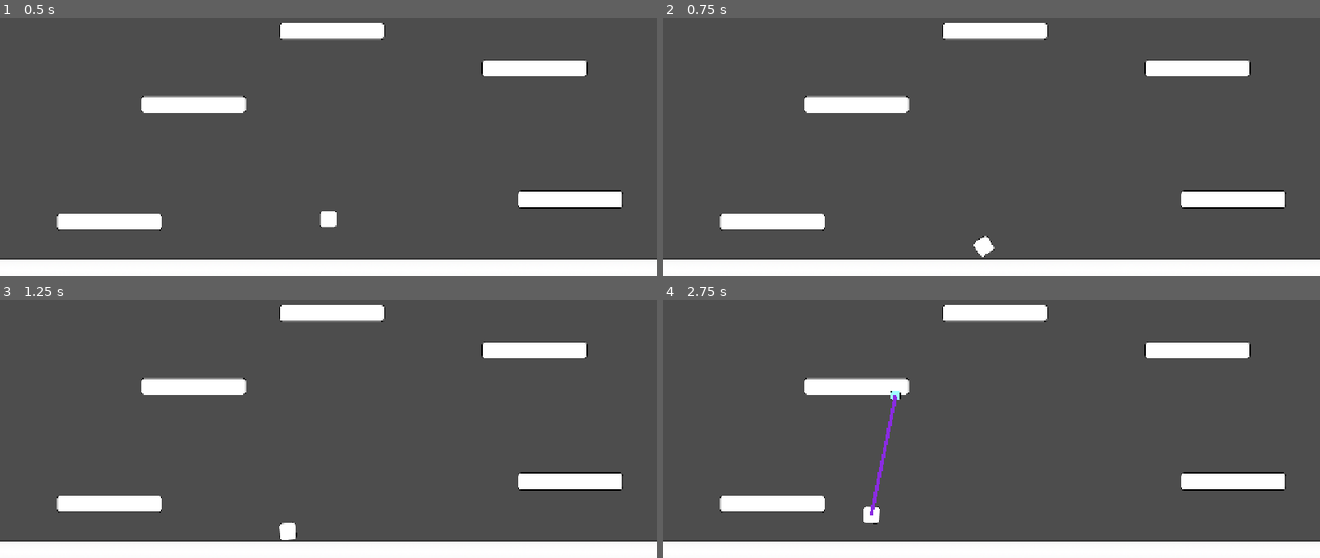
Above: before the commit, frames 1-4 (two rows, left to right).
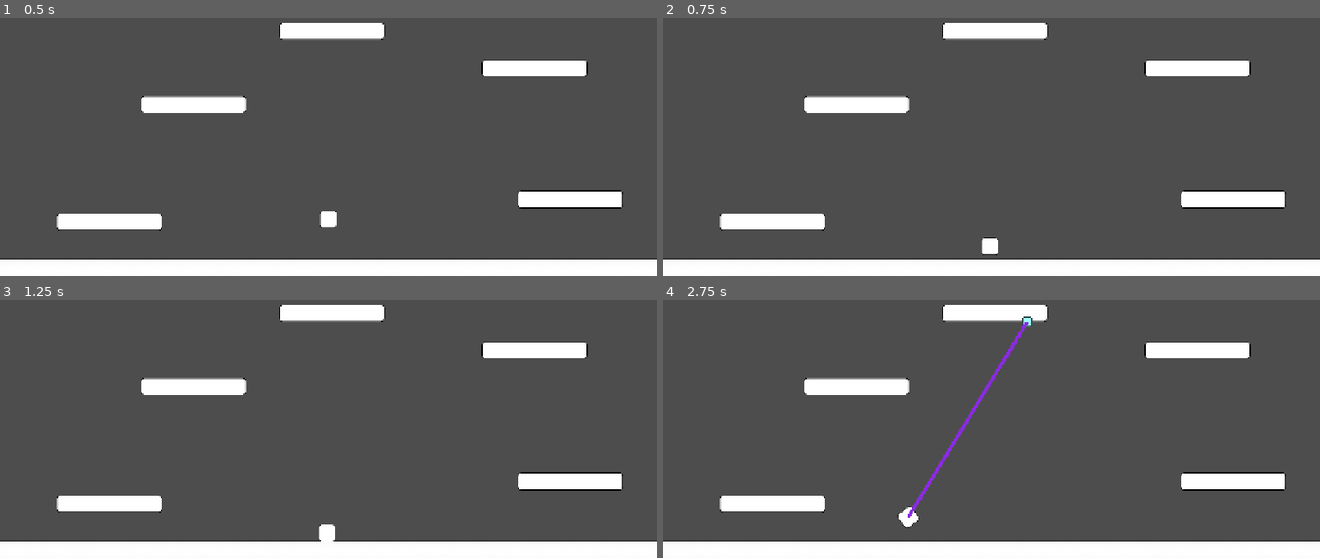
Above: after the commit, the same moments.

Repository: MisterIXI/godot-wildjam-80
Game: Godot game, scene res://scenes/_debug/robbi/world.tscn
Two runs of this game, one before a commit and one after it. Both use one fixed random seed, a clock stepped at 60 frames per second and the inputs below. This scene is started directly instead of the project's main scene.
Inputs (mouse positions are in pixels of both pictures, inside the frame that each line leads up to):
- Up to frame 1 (0.5 s): no input
- Up to frame 2 (0.75 s): move the mouse to (1136, 72) at 0.52 s; press the mouse at (1136, 72) at 0.53 s; hold D (move_right) from 0.53 s (still down)
- Up to frame 3 (1.25 s): keep holding D (move_right)
- Up to frame 4 (2.75 s): move the mouse to (860, 392) at 1.27 s; release D (move_right) at 1.28 s; release the mouse at (860, 392) at 1.28 s; hold A (move_left) 1.28-2.03 s; click (860, 392) at 1.35 s; move the mouse to (outside the picture) at 2.02 s; press the mouse at (outside the picture) at 2.03 s; hold D (move_right) from 2.03 s (still down)

Frame 1 is identical in both runs. In frame 2, 0.1% of the frame differs, in the area x 47-51%, y 84-93%; in frame 3, 0.3%; in frame 4, 1.1%, in the area x 30-57%, y 6-89%.

Commit message:
final_player_controller

Diff:
--- a/scenes/_debug/robbi/_player.gd
+++ b/scenes/_debug/robbi/_player.gd
@@ -1,4 +1,5 @@
 extends RigidBody2D
+@onready var _timer  : Timer  = $Timer
 var _toilette_paper_scene  : PackedScene = preload("res://scenes/_debug/robbi/toilette_paper.tscn")
 const TOILETTE_PAPER_RANGE : float  =1200.0
 const TOILETTE_PAPER_LENGTH_FACTOR : float = 0.1
@@ -14,8 +15,9 @@
 var _input_direction : float = 0
 ### paper instance
 var _current_paper_instance
-
+var is_cooldown :bool = false
 func _ready() -> void:
+	_timer.timeout.connect(on_timer_timeout)
 	_current_paper_instance = _toilette_paper_scene.instantiate()
 	get_tree().current_scene.add_child.call_deferred(_current_paper_instance)
 	_current_paper_instance.visible  =false
@@ -23,9 +25,6 @@
 func _physics_process(_delta: float) -> void:
 	## if still grabbed  -> swing
 	_handle_swing(_delta)
-	## if in midair - fall
-	## move and collide
-
 
 func _input(event: InputEvent) -> void:
 	## restart
@@ -45,7 +44,9 @@
 		_input_direction = 0
 
 	## Shoot Toilette paper
-	if event.is_action_pressed("toilette_paper"):
+	if event.is_action_pressed("toilette_paper") and !is_cooldown:
+		is_cooldown = true
+		_timer.start()
 		_handle_shoot()
 
 	if event.is_action_released("toilette_paper"):
@@ -55,17 +56,13 @@
 			var _rotation_direction :Vector2 =global_position.direction_to(_current_paper_instance.global_position)
 
 			apply_torque( _rotation_direction.length() * TOILETTE_BOOST_POWER)
-			apply_central_impulse(_rotation_direction* TOILETTE_BOOST_POWER)
+			apply_central_impulse(Vector2(_rotation_direction.x* TOILETTE_BOOST_POWER, 0))
 
 
 func _handle_moving()->void:
 	if _input_direction != 0:
 		if !_line2d:
-			apply_impulse(Vector2(-_input_direction*40, 0), global_position)
-		if _line2d:
-			apply_central_impulse(Vector2(_input_direction, 0.1)* TOILETTE_BOOST_POWER)
-
-
+			apply_central_impulse(Vector2(-_input_direction*40, 0))
 func _boost_to_target()->void:
 	apply_central_impulse((global_position.direction_to(_current_paper_instance.global_position)* TOILETTE_BOOST_POWER))
 
@@ -122,3 +119,6 @@
 
 func _restart_scene() ->void:
 	get_tree().change_scene_to_file("res://scenes/_debug/robbi/world.tscn")
+
+func on_timer_timeout() -> void :
+	is_cooldown = false
--- a/scenes/_debug/robbi/_player.tscn
+++ b/scenes/_debug/robbi/_player.tscn
@@ -14,3 +14,7 @@
 
 [node name="Sprite2D" type="Sprite2D" parent="."]
 texture = ExtResource("2_8xll3")
+
+[node name="Timer" type="Timer" parent="."]
+wait_time = 0.3
+one_shot = true
